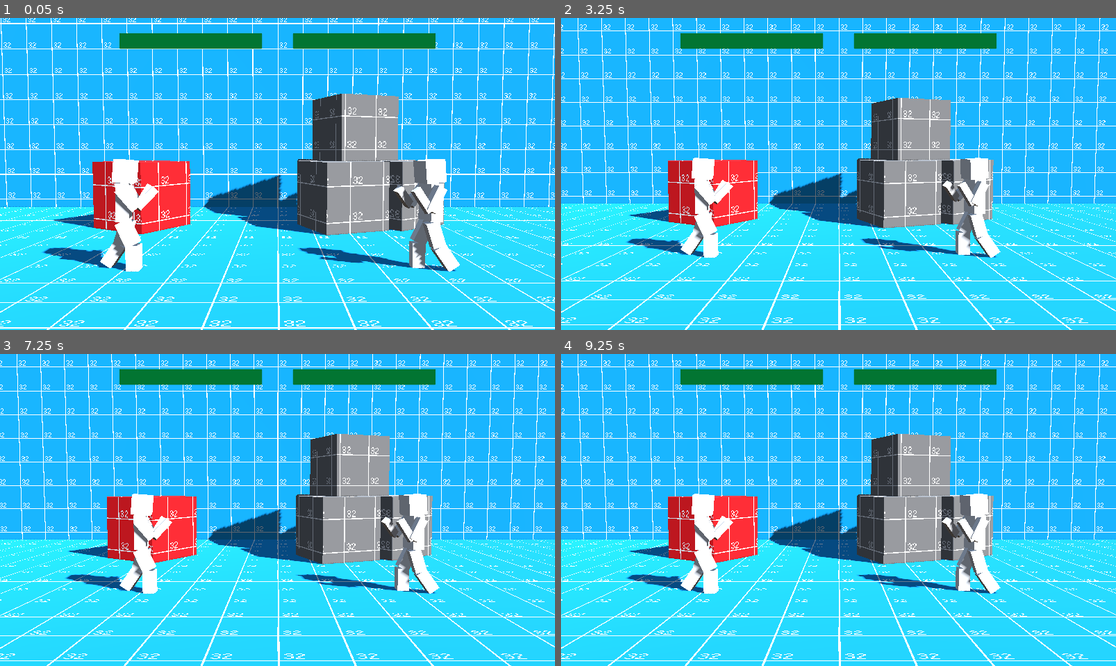
Above: before the commit, frames 1-4 (two rows, left to right).
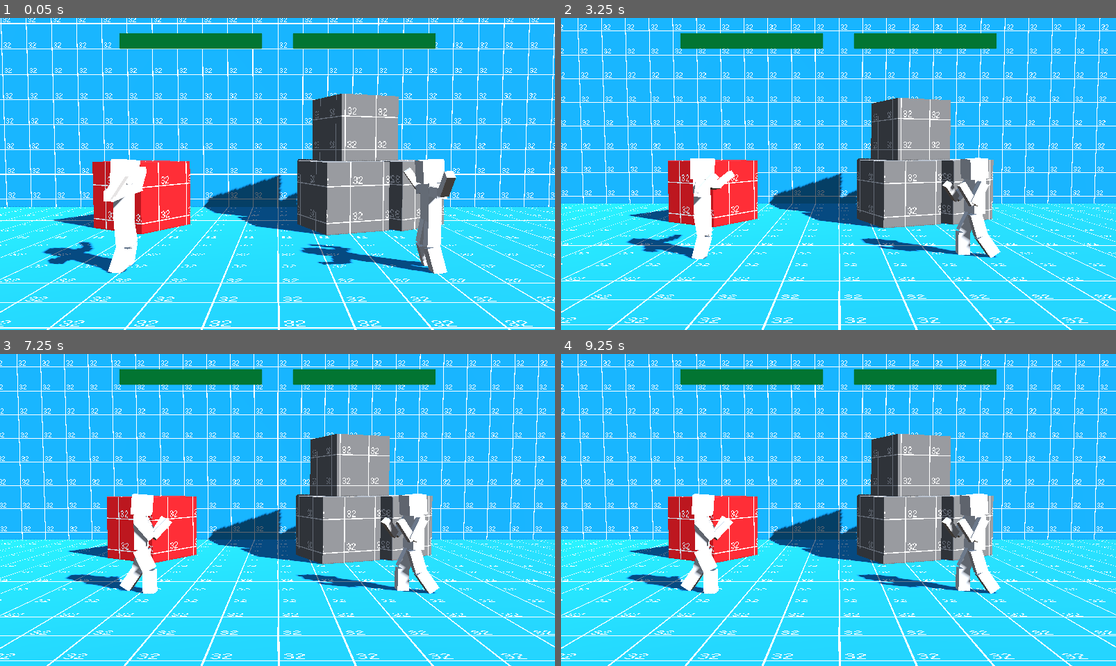
Above: after the commit, the same moments.

Repository: miklaskarjalainen/KioskKnockout
Game: Godot game, scene res://src/scenes/Arena1.tscn
The game is run twice, just before and just after one commit, with the same random seed, the same clock (stepped at 60 frames per second) and the same inputs. This scene is started directly instead of the project's main scene.
Inputs (mouse positions are in pixels of both pictures, inside the frame that each line leads up to):
- Up to frame 1 (0.05 s): no input
- Up to frame 2 (3.25 s): tap Enter at 0.5 s; move the mouse to (960, 158) at 0.52 s; hold Up (ui_up) 0.53-1.25 s; click (960, 158) at 0.67 s; drag from (727, 189) to (810, 236) at 1.27 s; move the mouse to (894, 105) at 2.02 s; hold Up (ui_up) 2.03-2.75 s; tap Space at 2.75 s; drag from (810, 236) to (672, 127) at 2.77 s
- Up to frame 3 (7.25 s): move the mouse to (444, 556) at 3.52 s; hold Down (ui_down) 3.53-4.25 s; drag from (111, 463) to (194, 432) at 4.27 s; move the mouse to (305, 510) at 5.02 s; hold Down (ui_down) 5.03-5.75 s; click (305, 510) at 5.17 s; tap Enter at 5.75 s; drag from (194, 432) to (166, 525) at 5.77 s; move the mouse to (399, 494) at 6.52 s; hold Up (ui_up) from 6.53 s (still down)
- Up to frame 4 (9.25 s): release Up (ui_up) at 7.25 s; drag from (727, 525) to (810, 572) at 7.27 s; move the mouse to (894, 441) at 8.02 s; hold Down (ui_down) 8.03-8.75 s; drag from (810, 572) to (672, 463) at 8.77 s

The runs differ from the first frame. In frame 1, 3.0% of the frame differs, in the area x 8-83%, y 45-82%; in frame 2, 0.9%; in frame 3, less than 0.1%; in frame 4, less than 0.1%.

Commit message:
use 'getting_hit' animation instead

Diff:
--- a/src/actors/AnimationHandler.gd
+++ b/src/actors/AnimationHandler.gd
@@ -32,7 +32,7 @@
 	Debug.add_line("anim", anim.current_animation)
 
 	if controller.is_hitstun():
-		anim.play("hitstun")
+		anim.play("getting_hit")
 		return
 	if anim.current_animation == "jump" and anim.is_playing():
 		return
@@ -54,5 +54,4 @@
 		target_anim = "idle"
 
 	if not actions.is_performing_action() and anim.current_animation != target_anim:
-
-		anim.play(target_anim)
+		anim.play(target_anim, 0.15)
